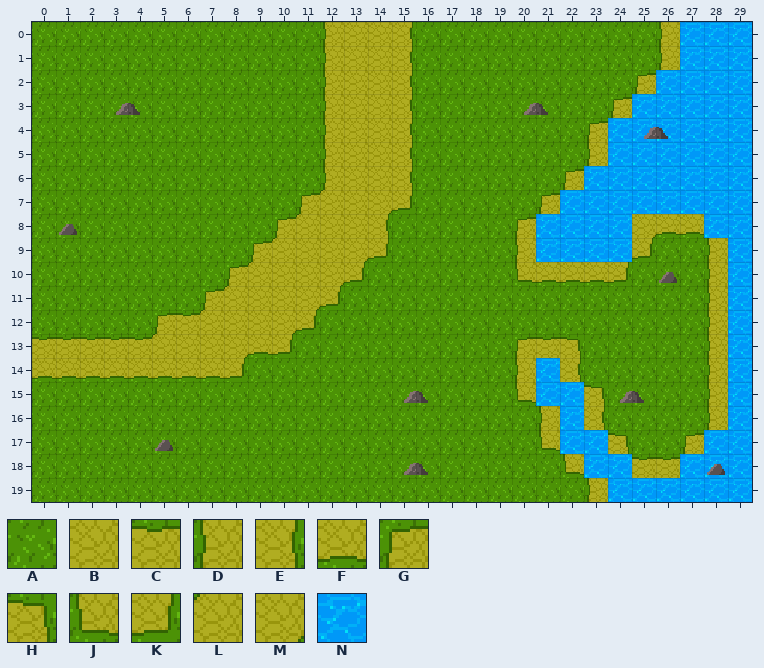
An edit to a level. Tiled map, Assets/Art/Tiles/Tiled/TileMaps/Route2.tmx. The first picture shows the starting point.
Cells are 16x16 px. Shown: x 0..29, y 0..19.
Key: from "WovenMoriGrassPath": A 0, B 1, C 2, D 6, E 10, F 14, G 20, H 21, J 22, K 23, L 41, M 47, N 49.
_ is an empty cell.
Layers that did not change in this view are not listed.
Layer "path" before, first column x 12:
 0 DBBE__________D___
 1 DBBE__________D___
 2 DBBE_________G____
 3 DBBE________G_____
 4 DBBE_______G______
 5 DBBE_______D______
 6 DBBE______G_______
 7 LBMK_____G________
 8 BBE_____G____MFF__
 9 BMK_____D____K__D_
10 MK______JFFFK___D_
11 K_______________D_
12 ________________D_
13 ________GCH_____D_
14 ________D_E_____D_
15 ________J__H____D_
16 _________D_E____D_
17 _________J__H__G__
18 __________J__CC___
19 ___________D______
Layer "grass" before, first column x 12:
 0 ____AAAAAAAAAA__
 1 ____AAAAAAAAAA__
 2 ____AAAAAAAAA___
 3 ____AAAAAAAA____
 4 ____AAAAAAA_____
 5 ____AAAAAAA_____
 6 ____AAAAAA______
 7 ____AAAAA_______
 8 ___AAAAA________
 9 ___AAAAA______AA
10 __AAAAAA_____AAA
11 _AAAAAAAAAAAAAAA
12 AAAAAAAAAAAAAAAA
13 AAAAAAAA___AAAAA
14 AAAAAAAA___AAAAA
15 AAAAAAAA____AAAA
16 AAAAAAAAA___AAAA
17 AAAAAAAAA____AA_
18 AAAAAAAAAA______
19 AAAAAAAAAAA_____
Layer "water" before, first column x 13:
 5 ___________NNNNNN
 6 __________NNNNNNN
 7 _________NNNNNNNN
 8 ________NNNN___NN
 9 ________NNNN____N
10 ________________N
11 ________________N
12 ________________N
13 ________________N
14 ________N_______N
15 ________NN______N
16 _________N______N
17 _________NN____NN
18 __________NN__NNN
19 ___________NNNNNN
After:
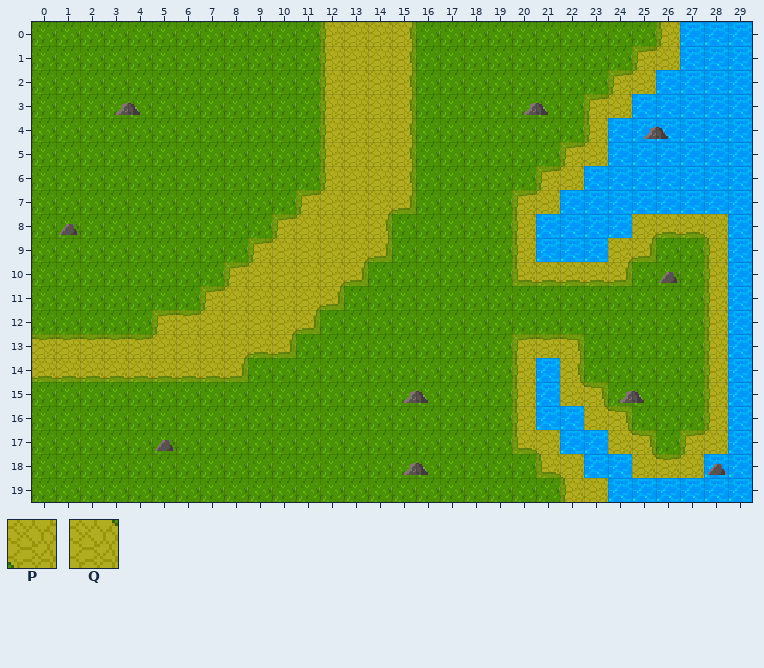
Further tiles: from "WovenMoriGrassPath": P 33, Q 45.
Tiles of an added or newly shown layer are drawn over the layers below it.
Edits made:
Changed rows in their new state; . is an unchanged cell.
Layer "path":
first column x 20:
 1 .....GL..
 2 ....GL...
 3 ...GL....
 4 ...D.....
 5 ..GL.....
 6 .GL......
 7 GL.......
 8 D.......P
 9 ....M....
first column x 20:
15 D.Q......
16 D_.QH....
17 JP..QH..L
18 .JP..Q.L.
19 ..DB.....
Layer "grass":
first column x 20:
 1 ....._
 2 ...._.
 3 ..._..
 5 .._...
 6 ._....
 7 _.....
first column x 20:
16 _..._.
17 _...._
18 ._....
19 .._...
Layer "water":
first column x 24:
 8 ...._
 9 _....
first column x 21:
15 ._......
16 N.......
17 ......._
18 ......_.
Layer "layout" (now shown):
first column x 0:
 0 ............B..B..........B..
 1 ............B..B.........BB..
 2 ............B..B........BB...
 3 ............B..B.......BB....
 4 ............B..B.......B.....
 5 ............B..B......BB.....
 6 ............B..B.....BB......
 7 ...........B...B....BB.......
 8 ..........B...B.....B.....BBB
 9 .........B....B.....B...BB..B
10 ........B....B......BBBBB...B
11 .......B....B...............B
12 .....BB....B................B
13 BBBBB....BB.........BBB.....B
14 BBBBBBBBB...........B.B.....B
15 ....................B.BB....B
16 ....................BN.BB...B
17 ....................BB..BB.BB
18 .....................BB..BBB.
19 ......................BB.....
Boxes around the changes in both pictures, in picture pixels (x1, y1, x2, y2):
added: (32, 22, 416, 382)
changed: (512, 22, 728, 502)
